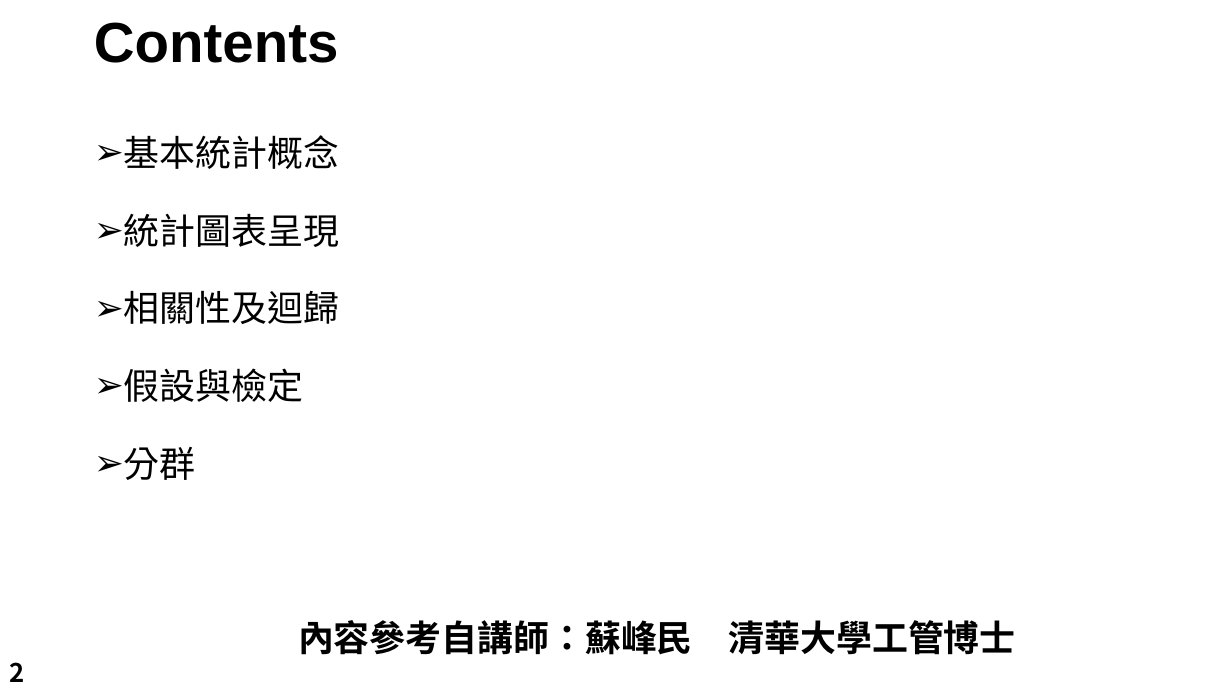
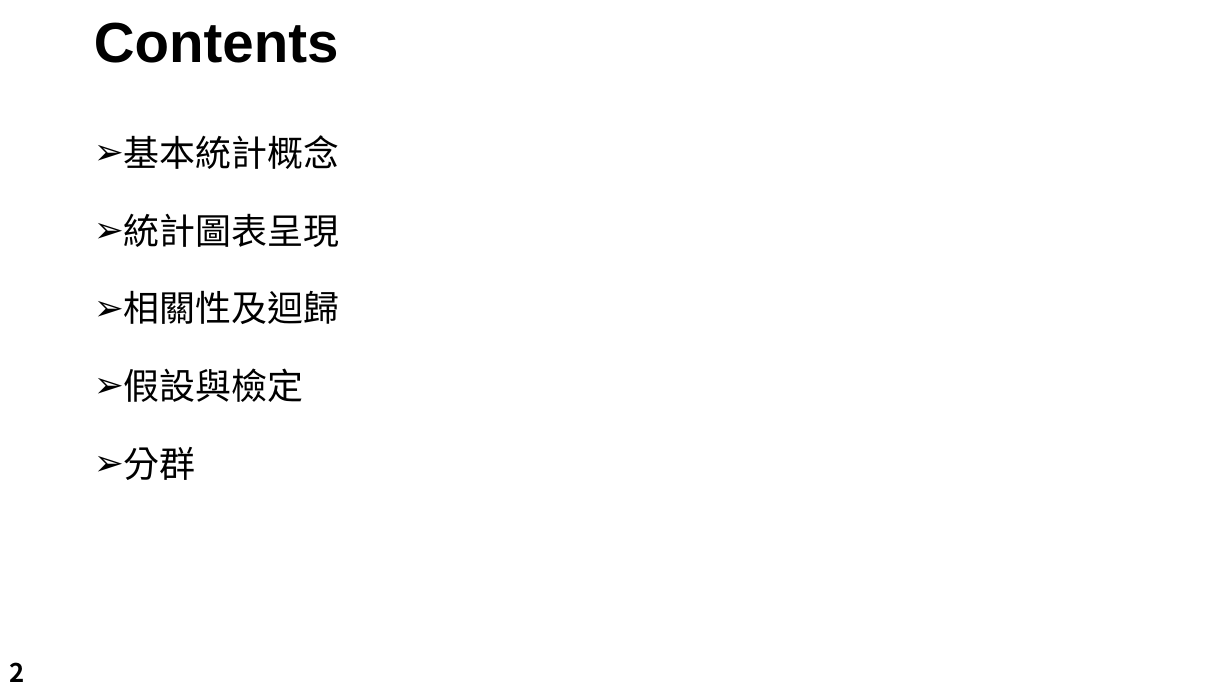
Before and after one commit to LeBronWilly/Basic_R_Language, a slide deck: slide 2 of R_Presentation.pptx. Drawn at 1232x693 pixels with LibreOffice and Linux fonts; fonts in the diff are those of the drawing; background and template pictures are left out. Boxes give left, top, right and bottom in pixels: in the first picture for what was removed or moved away, otherwise in the second. Text is boxed around its words. In the diff, an @@ line names an element or a change of style, - is before the commit and + after.

```diff
--- a/R_Presentation.pptx
+++ b/R_Presentation.pptx
@@ text removed at (298,620,1016,655) @@
-內容參考自講師：蘇峰民 清華大學工管博士
```
Also in this commit, not shown: 12 other slides changed, 2 slides added, 1 other file.
